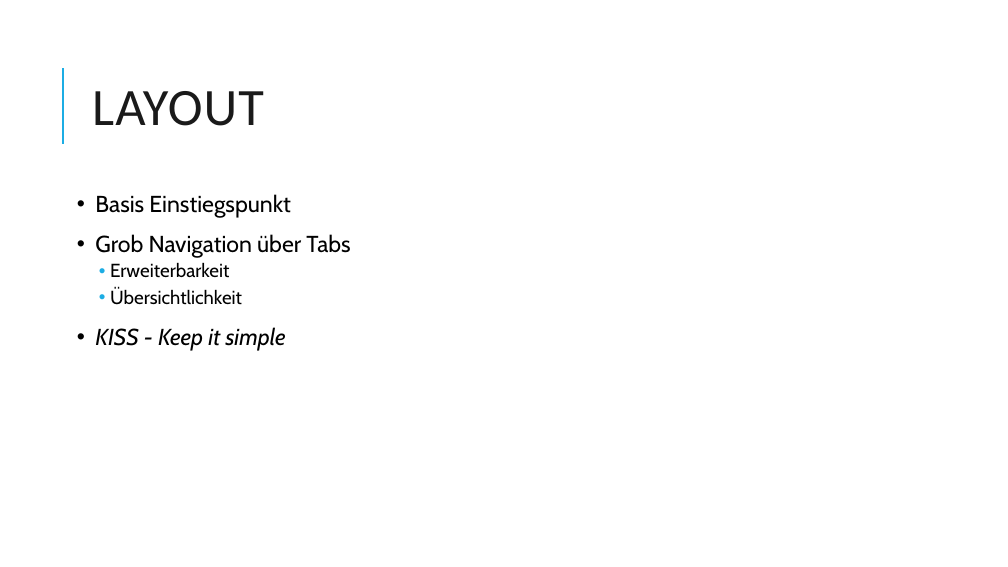
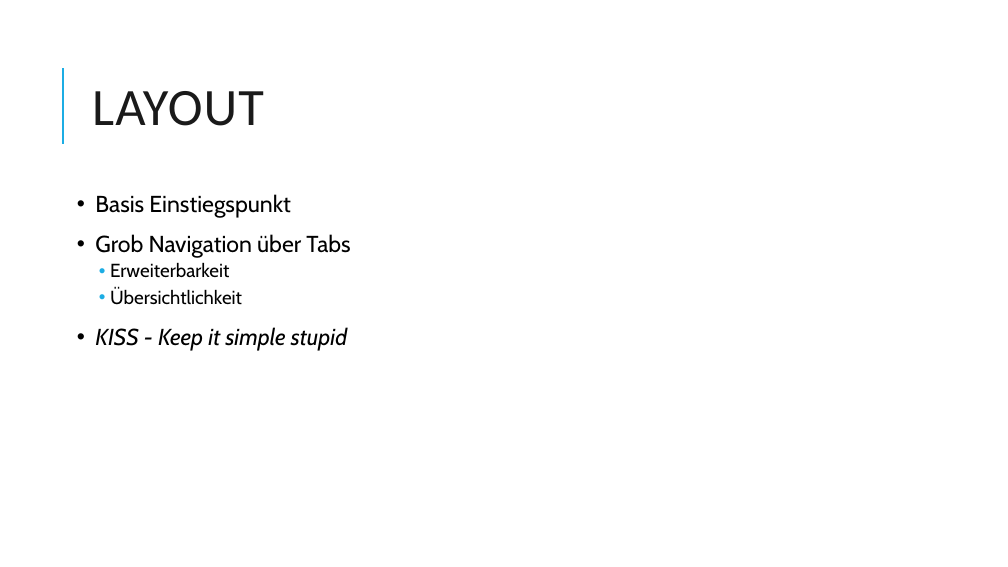
Before and after one commit to Dabjazz/SportsClubManager, a slide deck: slide 46 of Presentation/Presentation.pptx. Drawn at 1008x567 pixels with LibreOffice and Linux fonts; fonts in the diff are those of the drawing. Boxes give left, top, right and bottom in pixels: in the first picture for what was removed or moved away, otherwise in the second. Text is boxed around its words. In the diff, an @@ line names an element or a change of style, - is before the commit and + after.

```diff
--- a/Presentation/Presentation.pptx
+++ b/Presentation/Presentation.pptx
@@ text at bbox=[95, 327, 347, 351]: text changed @@
-• KISS - Keep it simple
+• KISS - Keep it simple stupid
```
Also in this commit, not shown: 5 other slides changed, 2 other files.
